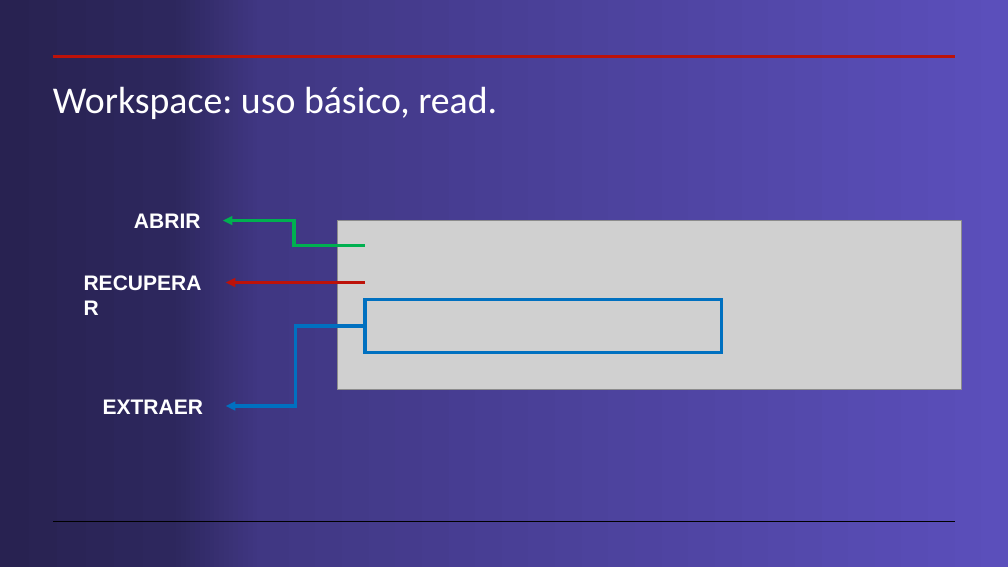
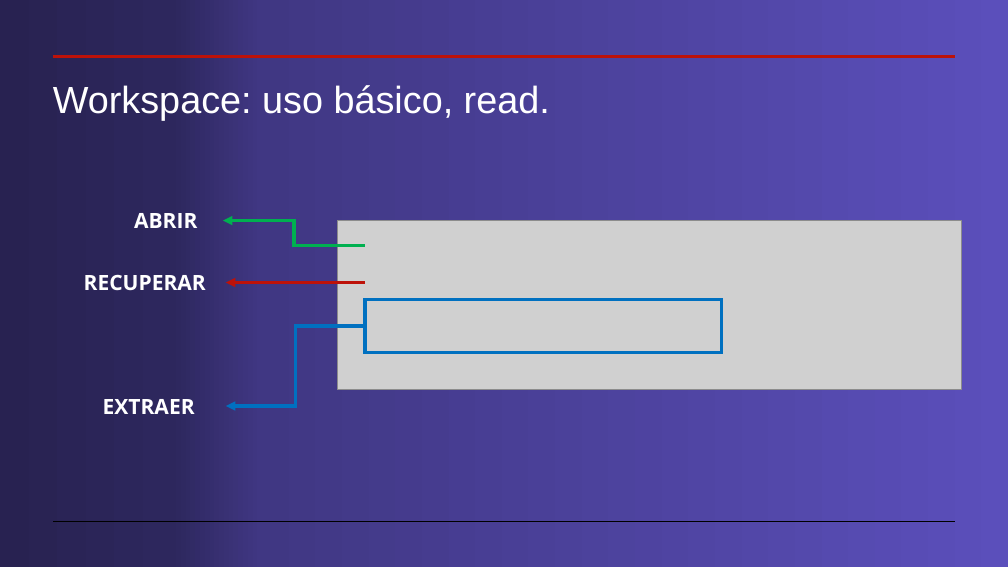
Before and after one commit to cdavidgutierrez/ProyectoFinal_CERN_ROOT, a slide deck: slide 5 of Workspaces en root.pptx. Drawn at 1008x567 pixels with LibreOffice and Linux fonts; fonts in the diff are those of the drawing; grey boxes stand for pictures. Boxes give left, top, right and bottom in pixels: in the first picture for what was removed or moved away, otherwise in the second. Text is boxed around its words. In the diff, an @@ line names an element or a change of style, - is before the commit and + after.

```diff
--- a/Workspaces en root.pptx
+++ b/Workspaces en root.pptx
@@ title "Workspace: uso básico, read." at box(53, 85, 550, 120): font Calibri to Arial @@
@@ font Arial to Open Sans in 3 elements at box(134, 213, 197, 228), box(84, 275, 206, 290), box(103, 399, 195, 414) @@
```
Also in this commit, not shown: 13 other slides changed, 2 slides added.
